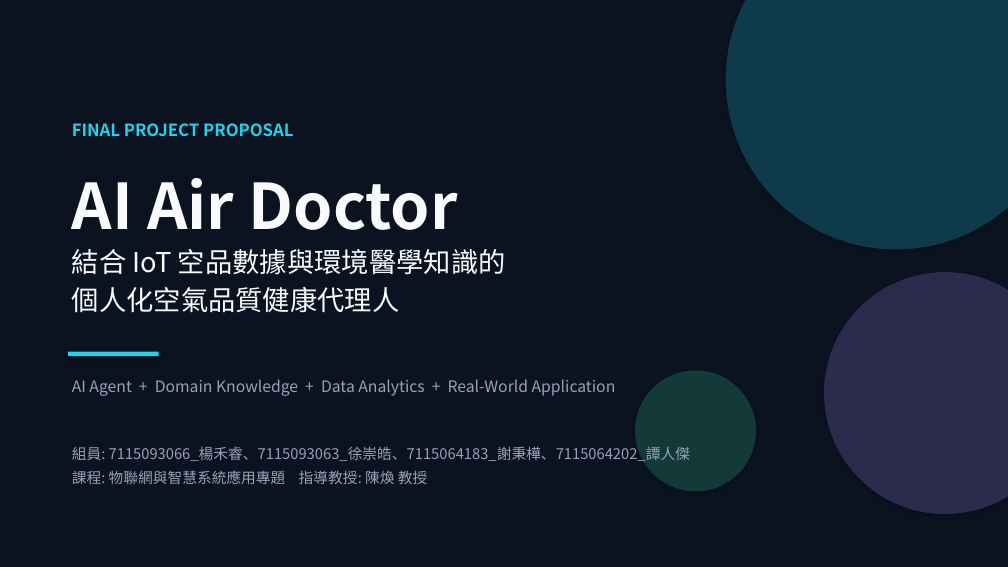
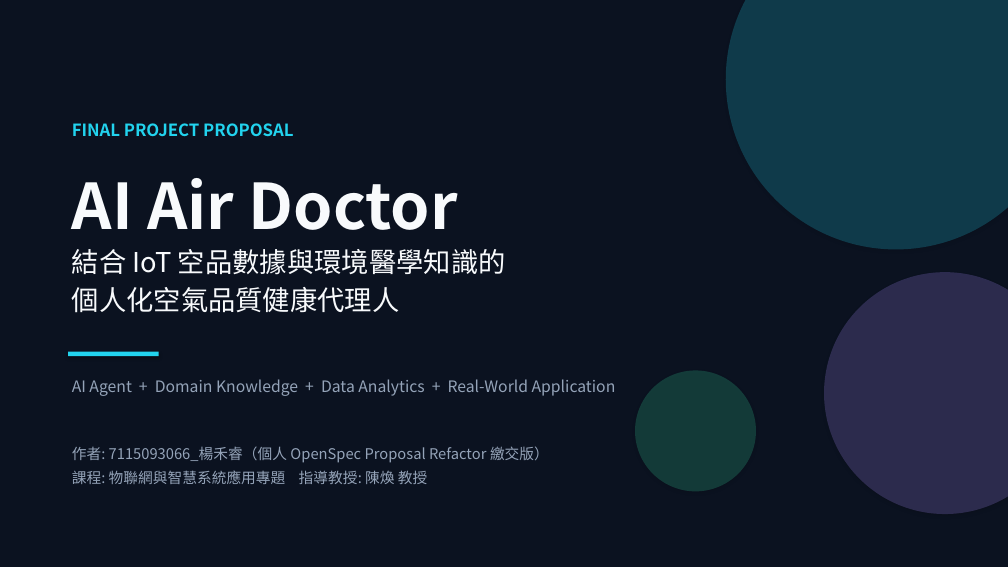
Before and after one commit to ajidohf9/DIC3_Proposal_Refactor_OpenSpec, a slide deck: slide 1 of docs/Proposal_AI_Air_Doctor.pptx. Drawn at 1008x567 pixels with LibreOffice and Linux fonts; fonts in the diff are those of the drawing. Boxes give left, top, right and bottom in pixels: in the first picture for what was removed or moved away, otherwise in the second. Text is boxed around its words. In the diff, an @@ line names an element or a change of style, - is before the commit and + after.

Commit message:
docs(proposal): align individual author metadata, 500-char A-F abstract & 4x5 SWOT table

```diff
--- a/docs/Proposal_AI_Air_Doctor.pptx
+++ b/docs/Proposal_AI_Air_Doctor.pptx
@@ text at (72,446,549,463): text changed @@
-組員: 7115093066_楊禾睿、7115093063_徐崇皓、7115064183_謝秉樺、7115064202_譚人傑
+作者: 7115093066_楊禾睿（個人 OpenSpec Proposal Refactor 繳交版）
```
Also in this commit, not shown: 2 other slides changed, 12 other files.
